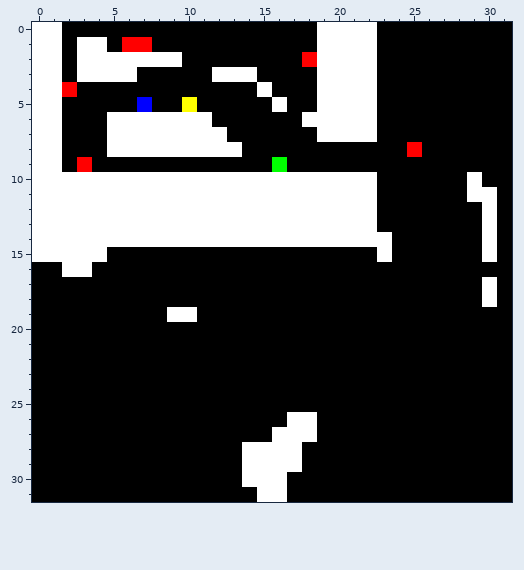
Two states of a pixel-art sprite, maps/testMap.png. The picture above was drawn from the file before the commit.
The file is 32x32 pixels.
After the commit:
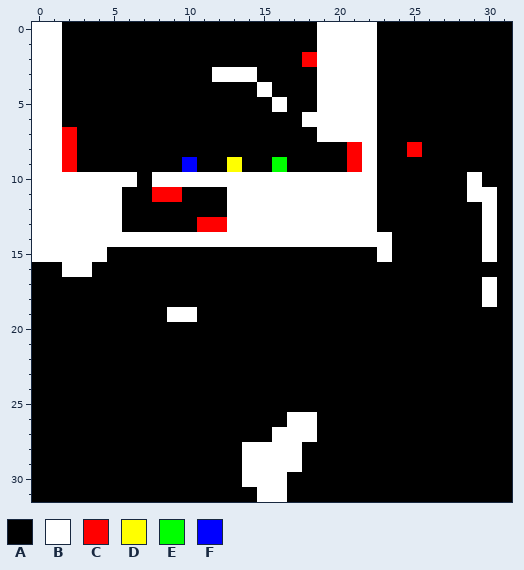
Palette (. is transparent): A #000000  B #ffffff  C #ff0000  D #ffff00  E #00ff00  F #0000ff
Difference:
y 1: x 3..4 BB -> AA; x 6..7 CC -> AA
y 2: x 3..9 BBBBBBB -> AAAAAAA
y 3: x 3..6 BBBB -> AAAA
y 4: x 2 C -> A
y 5: x 7 F -> A; x 10 D -> A
y 6: x 5..11 BBBBBBB -> AAAAAAA
y 7: x 2 A -> C; x 5..12 BBBBBBBB -> AAAAAAAA
y 8: x 2 A -> C; x 5..13 BBBBBBBBB -> AAAAAAAAA; x 21..22 AA -> CB
y 9: x 2..3 AC -> CA; x 10 A -> F; x 13 A -> D; x 21..22 AA -> CB
y 10: x 7 B -> A
y 11: x 6..12 BBBBBBB -> AACCAAA
y 12: x 6..12 BBBBBBB -> AAAAAAA
y 13: x 6..12 BBBBBBB -> AAAAACC
Changed places in both pictures, as pixel boxes (x1, y1, x2, y2):
changed: (62, 37, 242, 232)
changed: (347, 142, 377, 172)
